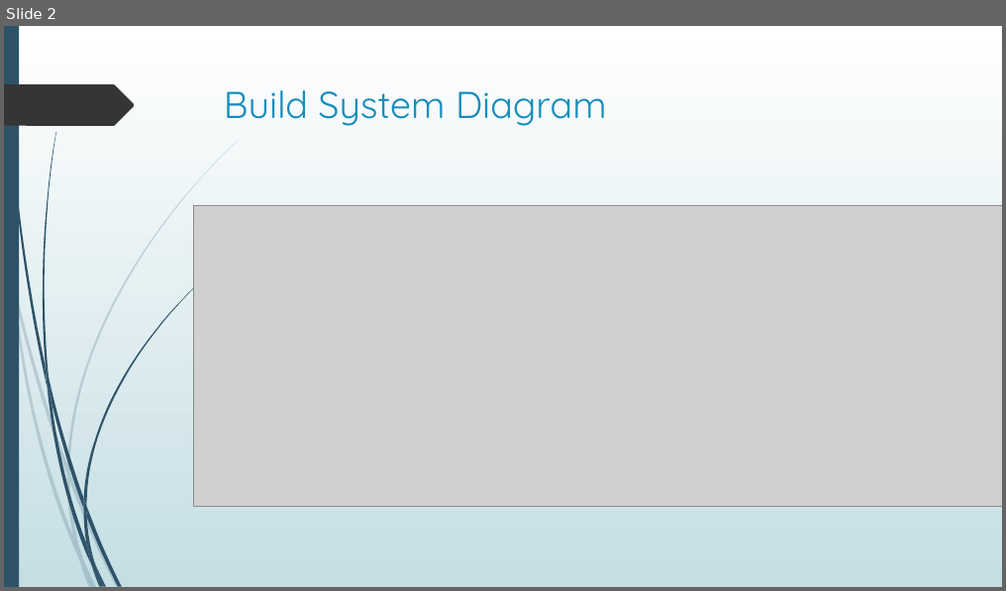
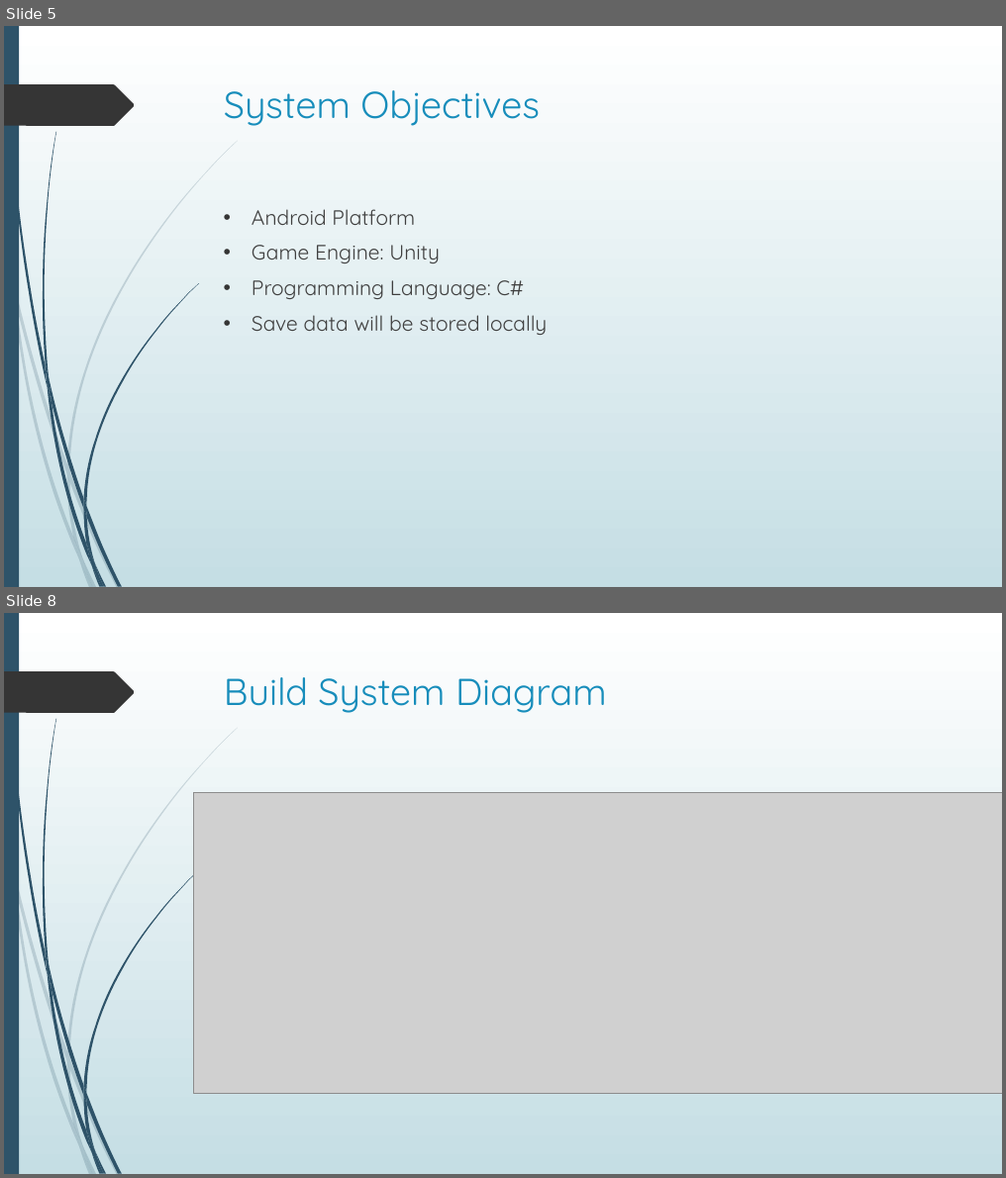
Before and after one commit to Thekipz/UniTycoon, a slide deck: University Tycoon.pptx. Shown one above the other, each under a label of ours: slide 2 before the commit, slides 5 and 8 after it; the slides between them are not shown. The pictures are 1006x591 and 1006x1178 pixels, drawn with LibreOffice and Linux fonts; fonts in the diff are those of the drawing; grey boxes stand for pictures. Boxes give left, top, right and bottom in pixels: in the first picture for what was removed or moved away, otherwise in the second. Text is boxed around its words. In the diff, an @@ line names an element or a change of style, - is before the commit and + after.

```diff
--- a/University Tycoon.pptx
+++ b/University Tycoon.pptx
@@ slide 5 added at (4,26,1002,587), background gradient #FFFFFF to #C5DEE5; not listed: 24 template elements that a slide beside it also shows @@
@@ title added at (224,90,540,126), 36 pt, text #178DBB @@
+System Objectives
@@ text added at (252,209,547,335), 20 pt, text #404040 @@
+• Android Platform
+• Game Engine: Unity
+• Programming Language: C#
+• Save data will be stored locally
@@ what was slide 2 is now slide 8 @@
```
Also in this commit, not shown: 1 slide changed, 5 other slides added.
